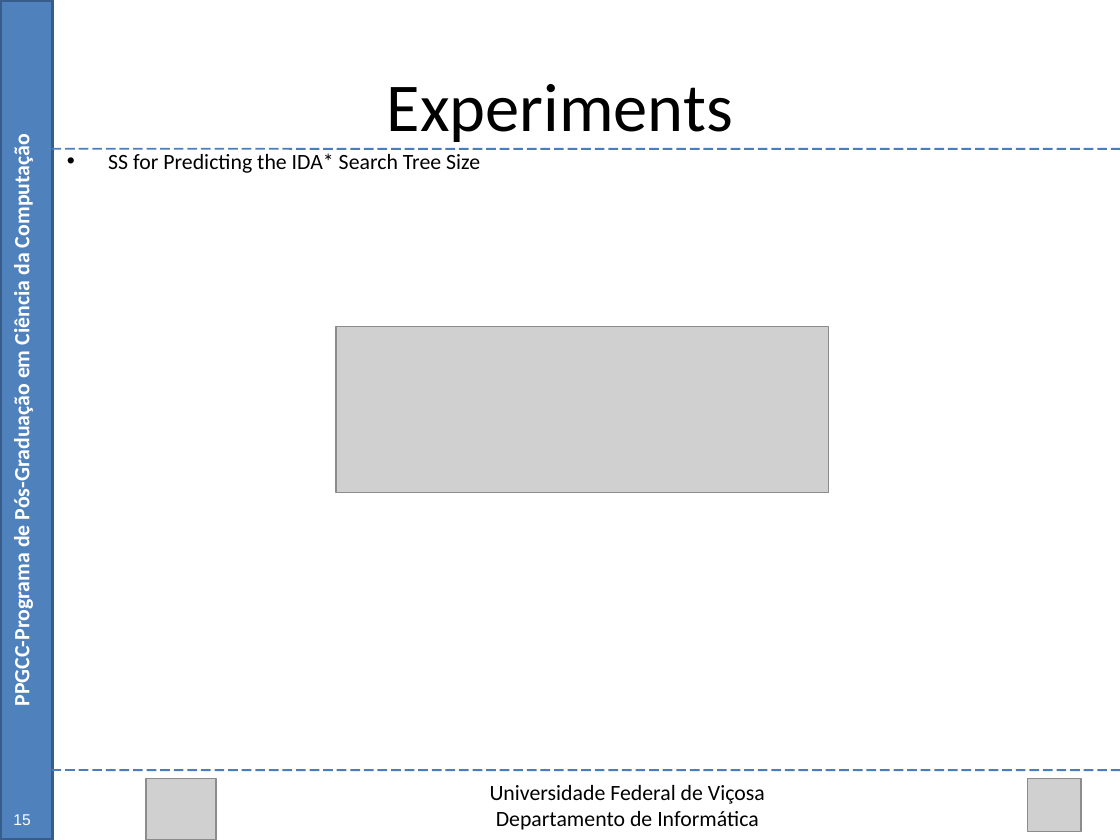
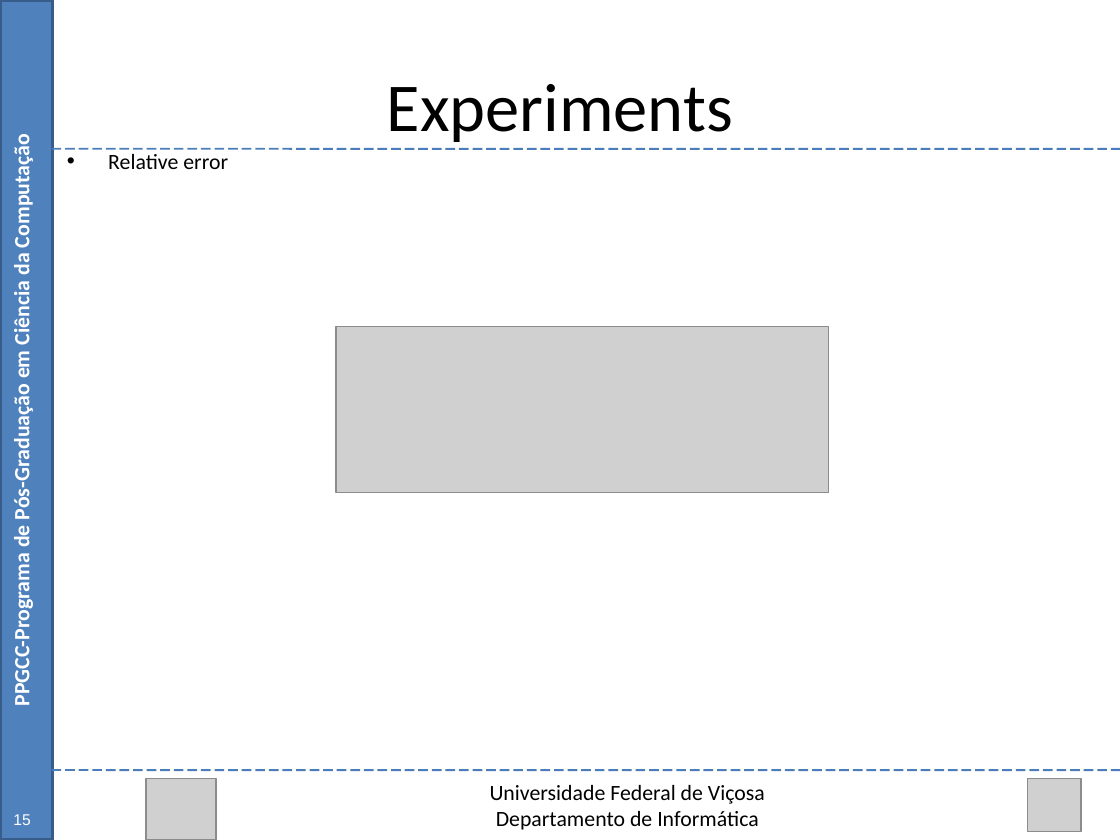
Before and after one commit to Marvinsky/research-marvin, a slide deck: slide 56 of latex/odp/dissertation_v12.odp. Drawn at 1120x840 pixels with LibreOffice and Linux fonts; fonts in the diff are those of the drawing; grey boxes stand for pictures. Boxes give left, top, right and bottom in pixels: in the first picture for what was removed or moved away, otherwise in the second. Text is boxed around its words. In the diff, an @@ line names an element or a change of style, - is before the commit and + after.

```diff
--- a/latex/odp/dissertation_v12.odp
+++ b/latex/odp/dissertation_v12.odp
@@ text at <box>108,154,228,169</box>: text changed @@
-• SS for Predicting the IDA* Search Tree Size
+• Relative error
```
Also in this commit, not shown: 5 other slides changed, 1 slide added.
